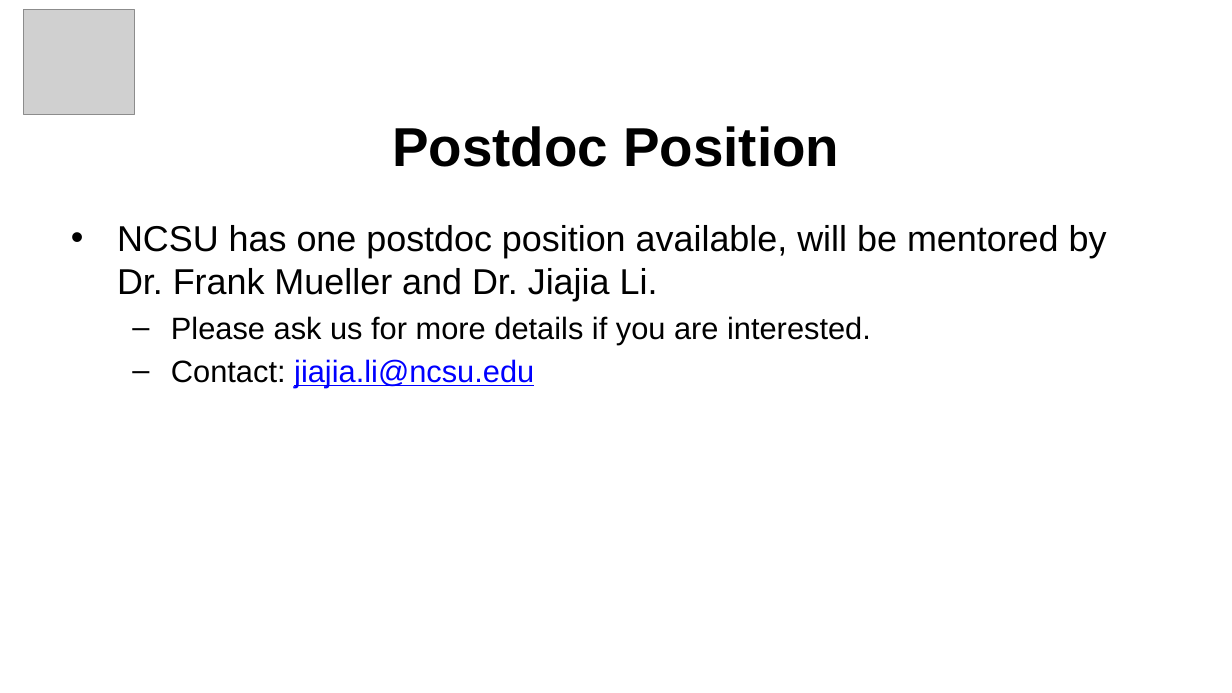
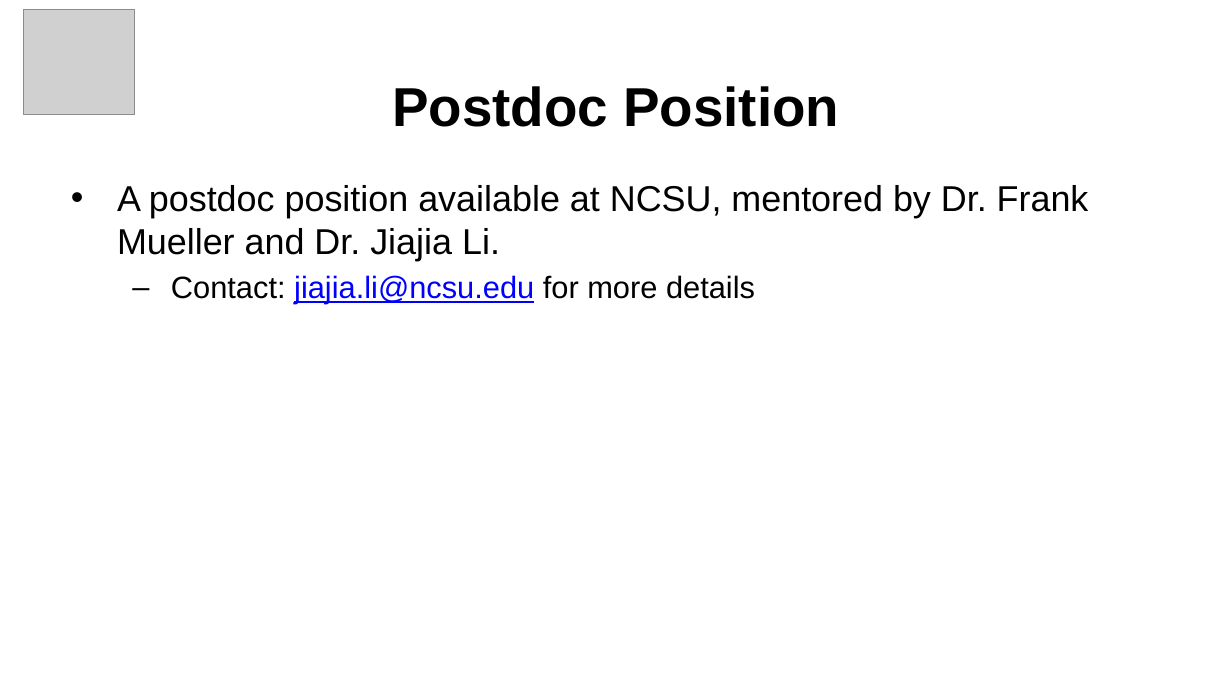
Before and after one commit to fruitfly1026/fruitfly1026.github.io, a slide deck: slide 5 of static/files/XTensor Workshop.pptx. Drawn at 1232x693 pixels with LibreOffice and Linux fonts; fonts in the diff are those of the drawing; grey boxes stand for pictures. Boxes give left, top, right and bottom in pixels: in the first picture for what was removed or moved away, otherwise in the second. Text is boxed around its words. In the diff, an @@ line names an element or a change of style, - is before the commit and + after.

```diff
--- a/static/files/XTensor Workshop.pptx
+++ b/static/files/XTensor Workshop.pptx
@@ title "Postdoc Position" moved from (x1=392, y1=126, x2=839, y2=167) to (x1=392, y1=86, x2=839, y2=127) @@
@@ text at (x1=117, y1=185, x2=1089, y2=304): text changed @@
-• NCSU has one postdoc position available, will be mentored by Dr. Frank Mueller and Dr. Jiajia Li.
-  – Please ask us for more details if you are interested.
-  – Contact: jiajia.li@ncsu.edu
+• A postdoc position available at NCSU, mentored by Dr. Frank Mueller and Dr. Jiajia Li.
+  – Contact: jiajia.li@ncsu.edu for more details
```
Also in this commit, not shown: 4 other slides changed, 1 slide added, 1 other file.
